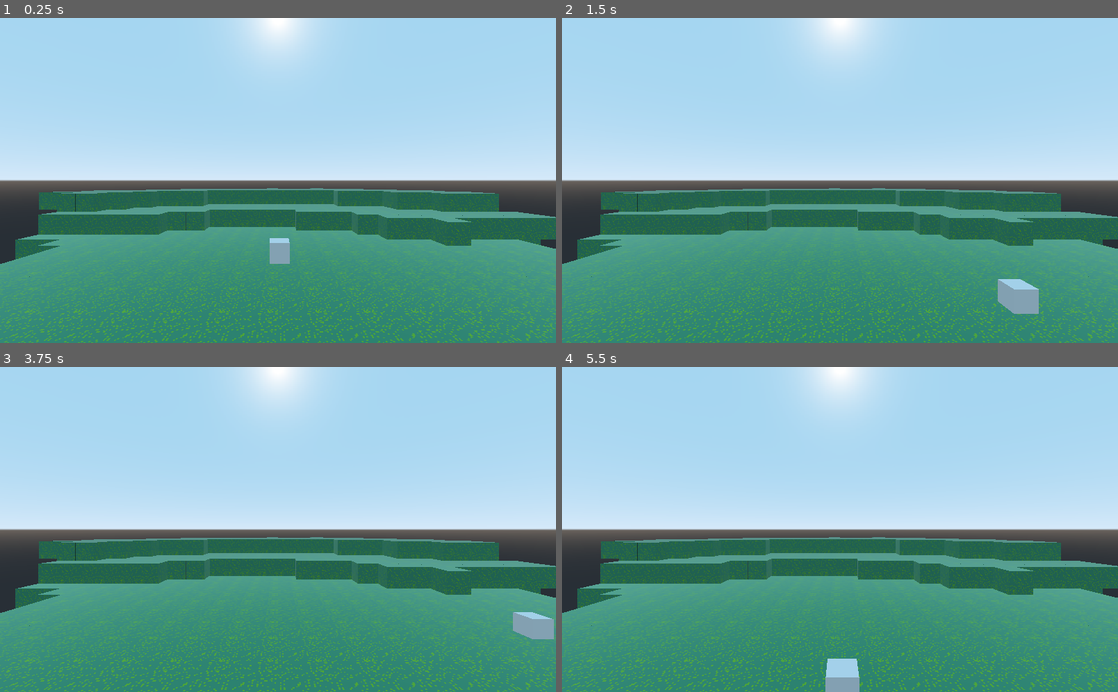
Above: before the commit, frames 1-4 (two rows, left to right).
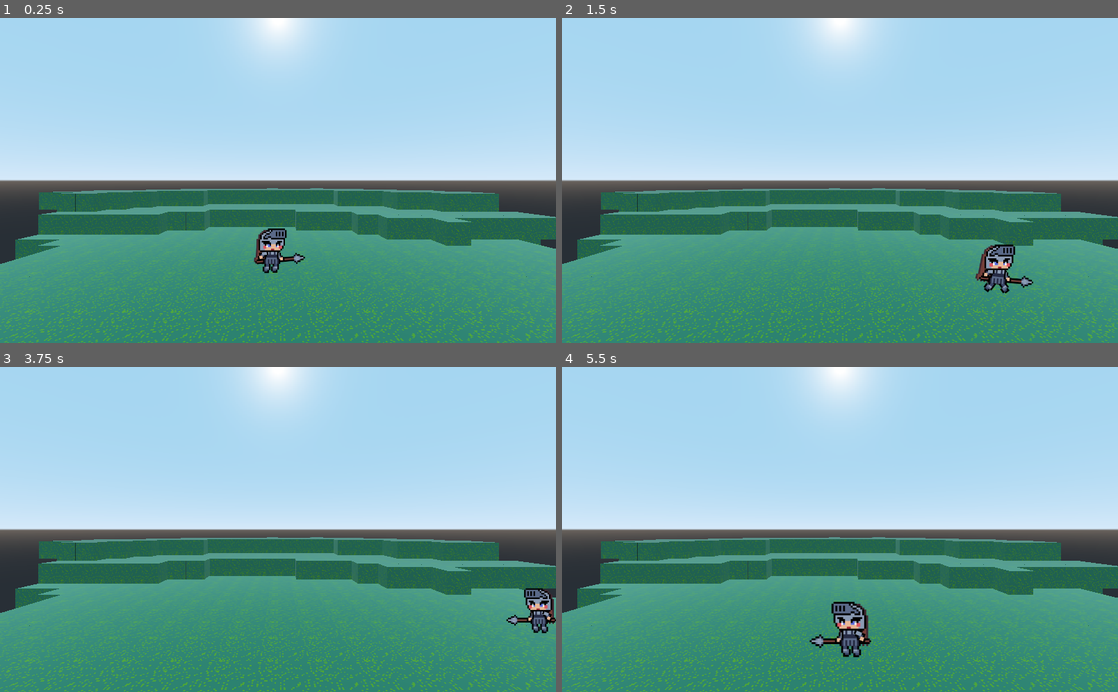
Above: after the commit, the same moments.

Repository: WiredOverload/HeroHarvest
Game: Godot game, scene res://Scenes/BattleScene.tscn
Same seed, same stepped clock (60 frames per second), same inputs: the game is played once before the commit and once after it. Before the commit the project has no main scene; this scene is started directly in both runs.
Inputs:
- Up to frame 1 (0.25 s): no input
- Up to frame 2 (1.5 s): hold Right (move_right) 0.53-1.28 s; hold C (action_attack) 0.53-1.28 s; hold Down (move_down) from 1.28 s (still down); tap C (action_attack) at 1.35 s
- Up to frame 3 (3.75 s): release Down (move_down) at 2.03 s; hold Right (move_right) 2.03-2.78 s; hold C (action_attack) 2.03-2.78 s; tap Enter at 2.75 s; hold Up (move_up) 2.78-3.53 s; tap C (action_attack) at 2.85 s; tap Space at 3.5 s; hold Left (move_left) from 3.53 s (still down); hold C (action_attack) from 3.53 s (still down)
- Up to frame 4 (5.5 s): release C (action_attack) at 4.28 s; tap C (action_attack) at 4.35 s; release Left (move_left) at 5.03 s; hold Down (move_down) from 5.03 s (still down); hold C (action_attack) from 5.03 s (still down)

The runs differ from the first frame. In frame 1, 0.7% of the frame differs, in the area x 45-55%, y 64-79%; in frame 2, 1.4%; in frame 3, 0.9%; in frame 4, 1.6%, in the area x 44-56%, y 72-100%.

Commit message:
Set up animations

Diff:
--- a/Scenes/BattleScene.tscn
+++ b/Scenes/BattleScene.tscn
@@ -1,13 +1,73 @@
-[gd_scene load_steps=6 format=2]
+[gd_scene load_steps=49 format=2]
 
 [ext_resource path="res://scripts/Player.gd" type="Script" id=1]
 [ext_resource path="res://scripts/VirtualCamera.gd" type="Script" id=2]
 [ext_resource path="res://scripts/VirtualCameraBrain.gd" type="Script" id=3]
 [ext_resource path="res://mesh_library/MeshLibrary.tres" type="MeshLibrary" id=4]
+[ext_resource path="res://assets/spritesheets/Heroine1/idle/Heroine_idle_14.png" type="Texture" id=5]
+[ext_resource path="res://assets/spritesheets/Heroine1/idle/Heroine_idle_05.png" type="Texture" id=6]
+[ext_resource path="res://assets/spritesheets/Heroine1/idle/Heroine_idle_07.png" type="Texture" id=7]
+[ext_resource path="res://assets/spritesheets/Heroine1/idle/Heroine_idle_10.png" type="Texture" id=8]
+[ext_resource path="res://assets/spritesheets/Heroine1/idle/Heroine_idle_12.png" type="Texture" id=9]
+[ext_resource path="res://assets/spritesheets/Heroine1/idle/Heroine_idle_02.png" type="Texture" id=10]
+[ext_resource path="res://assets/spritesheets/Heroine1/idle/Heroine_idle_00.png" type="Texture" id=11]
+[ext_resource path="res://assets/spritesheets/Heroine1/idle/Heroine_idle_06.png" type="Texture" id=12]
+[ext_resource path="res://assets/spritesheets/Heroine1/idle/Heroine_idle_08.png" type="Texture" id=13]
+[ext_resource path="res://assets/spritesheets/Heroine1/idle/Heroine_idle_11.png" type="Texture" id=14]
+[ext_resource path="res://assets/spritesheets/Heroine1/idle/Heroine_idle_01.png" type="Texture" id=15]
+[ext_resource path="res://assets/spritesheets/Heroine1/idle/Heroine_idle_13.png" type="Texture" id=16]
+[ext_resource path="res://assets/spritesheets/Heroine1/idle/Heroine_idle_04.png" type="Texture" id=17]
+[ext_resource path="res://assets/spritesheets/Heroine1/idle/Heroine_idle_09.png" type="Texture" id=18]
+[ext_resource path="res://assets/spritesheets/Heroine1/idle/Heroine_idle_03.png" type="Texture" id=19]
+[ext_resource path="res://assets/spritesheets/Heroine1/run/Heroine_run_06.png" type="Texture" id=20]
+[ext_resource path="res://assets/spritesheets/Heroine1/run/Heroine_run_08.png" type="Texture" id=21]
+[ext_resource path="res://assets/spritesheets/Heroine1/idle/Heroine_idle_15.png" type="Texture" id=22]
+[ext_resource path="res://assets/spritesheets/Heroine1/run/Heroine_run_03.png" type="Texture" id=23]
+[ext_resource path="res://assets/spritesheets/Heroine1/run/Heroine_run_05.png" type="Texture" id=24]
+[ext_resource path="res://assets/spritesheets/Heroine1/run/Heroine_run_01.png" type="Texture" id=25]
+[ext_resource path="res://assets/spritesheets/Heroine1/run/Heroine_run_07.png" type="Texture" id=26]
+[ext_resource path="res://assets/spritesheets/Heroine1/run/Heroine_run_11.png" type="Texture" id=27]
+[ext_resource path="res://assets/spritesheets/Heroine1/run/Heroine_run_10.png" type="Texture" id=28]
+[ext_resource path="res://assets/spritesheets/Heroine1/run/Heroine_run_09.png" type="Texture" id=29]
+[ext_resource path="res://assets/spritesheets/Heroine1/run/Heroine_run_00.png" type="Texture" id=30]
+[ext_resource path="res://assets/spritesheets/Heroine1/attack1/Heroine_attack1_00.png" type="Texture" id=31]
+[ext_resource path="res://assets/spritesheets/Heroine1/attack1/Heroine_attack1_01.png" type="Texture" id=32]
+[ext_resource path="res://assets/spritesheets/Heroine1/attack1/Heroine_attack1_03.png" type="Texture" id=33]
+[ext_resource path="res://assets/spritesheets/Heroine1/attack1/Heroine_attack1_02.png" type="Texture" id=34]
+[ext_resource path="res://assets/spritesheets/Heroine1/run/Heroine_run_04.png" type="Texture" id=35]
+[ext_resource path="res://assets/spritesheets/Heroine1/run/Heroine_run_02.png" type="Texture" id=36]
+[ext_resource path="res://assets/spritesheets/Heroine1/attack1/Heroine_attack1_11.png" type="Texture" id=37]
+[ext_resource path="res://assets/spritesheets/Heroine1/attack1/Heroine_attack1_13.png" type="Texture" id=38]
+[ext_resource path="res://assets/spritesheets/Heroine1/attack1/Heroine_attack1_10.png" type="Texture" id=39]
+[ext_resource path="res://assets/spritesheets/Heroine1/attack1/Heroine_attack1_04.png" type="Texture" id=40]
+[ext_resource path="res://assets/spritesheets/Heroine1/attack1/Heroine_attack1_08.png" type="Texture" id=41]
+[ext_resource path="res://assets/spritesheets/Heroine1/attack1/Heroine_attack1_05.png" type="Texture" id=42]
+[ext_resource path="res://assets/spritesheets/Heroine1/attack1/Heroine_attack1_07.png" type="Texture" id=43]
+[ext_resource path="res://assets/spritesheets/Heroine1/attack1/Heroine_attack1_06.png" type="Texture" id=44]
+[ext_resource path="res://assets/spritesheets/Heroine1/attack1/Heroine_attack1_09.png" type="Texture" id=45]
+[ext_resource path="res://assets/spritesheets/Heroine1/attack1/Heroine_attack1_12.png" type="Texture" id=46]
 
 [sub_resource type="CylinderShape" id=1]
-height = 0.5
+height = 1.25
 radius = 0.25
+
+[sub_resource type="SpriteFrames" id=2]
+animations = [ {
+"frames": [ ExtResource( 31 ), ExtResource( 32 ), ExtResource( 34 ), ExtResource( 33 ), ExtResource( 40 ), ExtResource( 42 ), ExtResource( 44 ), ExtResource( 43 ), ExtResource( 41 ), ExtResource( 45 ), ExtResource( 39 ), ExtResource( 37 ), ExtResource( 46 ), ExtResource( 38 ) ],
+"loop": true,
+"name": "attack1",
+"speed": 12.0
+}, {
+"frames": [ ExtResource( 11 ), ExtResource( 15 ), ExtResource( 10 ), ExtResource( 19 ), ExtResource( 17 ), ExtResource( 6 ), ExtResource( 12 ), ExtResource( 7 ), ExtResource( 13 ), ExtResource( 18 ), ExtResource( 8 ), ExtResource( 14 ), ExtResource( 9 ), ExtResource( 16 ), ExtResource( 5 ), ExtResource( 22 ) ],
+"loop": true,
+"name": "idle",
+"speed": 12.0
+}, {
+"frames": [ ExtResource( 30 ), ExtResource( 25 ), ExtResource( 36 ), ExtResource( 23 ), ExtResource( 35 ), ExtResource( 24 ), ExtResource( 20 ), ExtResource( 26 ), ExtResource( 21 ), ExtResource( 29 ), ExtResource( 28 ), ExtResource( 27 ) ],
+"loop": true,
+"name": "run",
+"speed": 12.0
+} ]
 
 [node name="BattleScene" type="Spatial"]
 
@@ -31,14 +91,14 @@
 [node name="Player" type="KinematicBody" parent="."]
 transform = Transform( 1, 0, 0, 0, 1, 0, 0, 0, 1, 0.0366286, 1.23127, -0.356926 )
 script = ExtResource( 1 )
+move_speed = Vector3( 5, 1, 2.5 )
 
 [node name="CollisionShape" type="CollisionShape" parent="Player"]
 shape = SubResource( 1 )
 
-[node name="CSGBox" type="CSGBox" parent="Player"]
-width = 0.5
-height = 0.5
-depth = 0.5
-
 [node name="VirtualCamera" type="Spatial" parent="Player"]
 script = ExtResource( 2 )
+
+[node name="Sprite" type="AnimatedSprite3D" parent="Player"]
+frames = SubResource( 2 )
+animation = "idle"
--- a/project.godot
+++ b/project.godot
@@ -27,6 +27,7 @@
 [application]
 
 config/name="HeroHarvest"
+run/main_scene="res://Scenes/BattleScene.tscn"
 config/icon="res://icon.png"
 
 [gui]
--- a/scripts/Player.gd
+++ b/scripts/Player.gd
@@ -5,7 +5,7 @@
 # var a = 2
 # var b = "text"
 
-export(float, 0.1, 100, 0.1) var move_speed: float = 5
+export(Vector3) var move_speed = Vector3(5, 1, 5)
 export(Vector3) var gravity = Vector3(0, -10, 0)
 export(float) var resting_y_vel: float = -0.1
 
@@ -13,20 +13,33 @@
 
 # Called when the node enters the scene tree for the first time.
 func _ready():
-	pass # Replace with function body.
+	$Sprite.play("idle")
 
 
 # Called every frame. 'delta' is the elapsed time since the previous frame.
 func _physics_process(delta):
 	var input = Vector3()
 	if Input.is_action_pressed("move_left"):
+		$Sprite.play("run")
+		$Sprite.flip_h = true
 		input.x -= 1
 	if Input.is_action_pressed("move_right"):
+		$Sprite.flip_h = false
+		$Sprite.play("run")
 		input.x += 1
 	if Input.is_action_pressed("move_up"):
+		$Sprite.play("run")
 		input.z -= 1
 	if Input.is_action_pressed("move_down"):
+		$Sprite.play("run")
 		input.z += 1
+
+#	if input.x == 0 && input.z == 0:
+#		$Sprite.play("idle")
+
+	if Input.is_action_pressed("action_attack"):
+		$Sprite.play("attack1")
+
 
 	var vel = input * move_speed + velocity
 
Not shown, added: assets/spritesheets/Heroine1/attack1/Heroine_attack1_00.png.import
Not shown, added: assets/spritesheets/Heroine1/attack1/Heroine_attack1_01.png.import
Not shown, added: assets/spritesheets/Heroine1/attack1/Heroine_attack1_02.png.import
Not shown, added: assets/spritesheets/Heroine1/attack1/Heroine_attack1_03.png.import
Not shown, added: assets/spritesheets/Heroine1/attack1/Heroine_attack1_04.png.import
Not shown, added: assets/spritesheets/Heroine1/attack1/Heroine_attack1_05.png.import
Not shown, added: assets/spritesheets/Heroine1/attack1/Heroine_attack1_06.png.import
Not shown, added: assets/spritesheets/Heroine1/attack1/Heroine_attack1_07.png.import
Not shown, added: assets/spritesheets/Heroine1/attack1/Heroine_attack1_08.png.import
Not shown, added: assets/spritesheets/Heroine1/attack1/Heroine_attack1_09.png.import
Not shown, added: assets/spritesheets/Heroine1/attack1/Heroine_attack1_10.png.import
Not shown, added: assets/spritesheets/Heroine1/attack1/Heroine_attack1_11.png.import
(and 31 more such lines)
